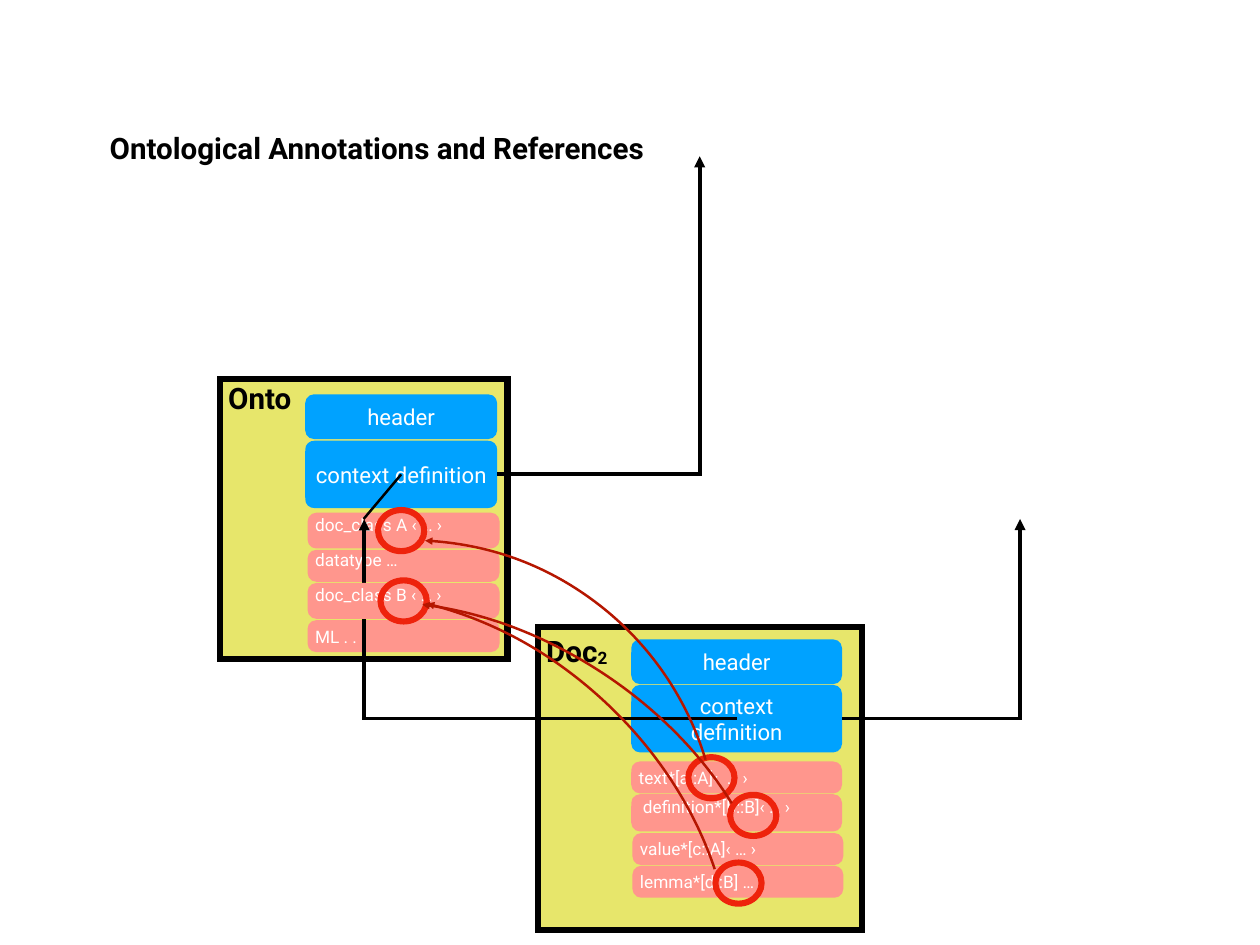
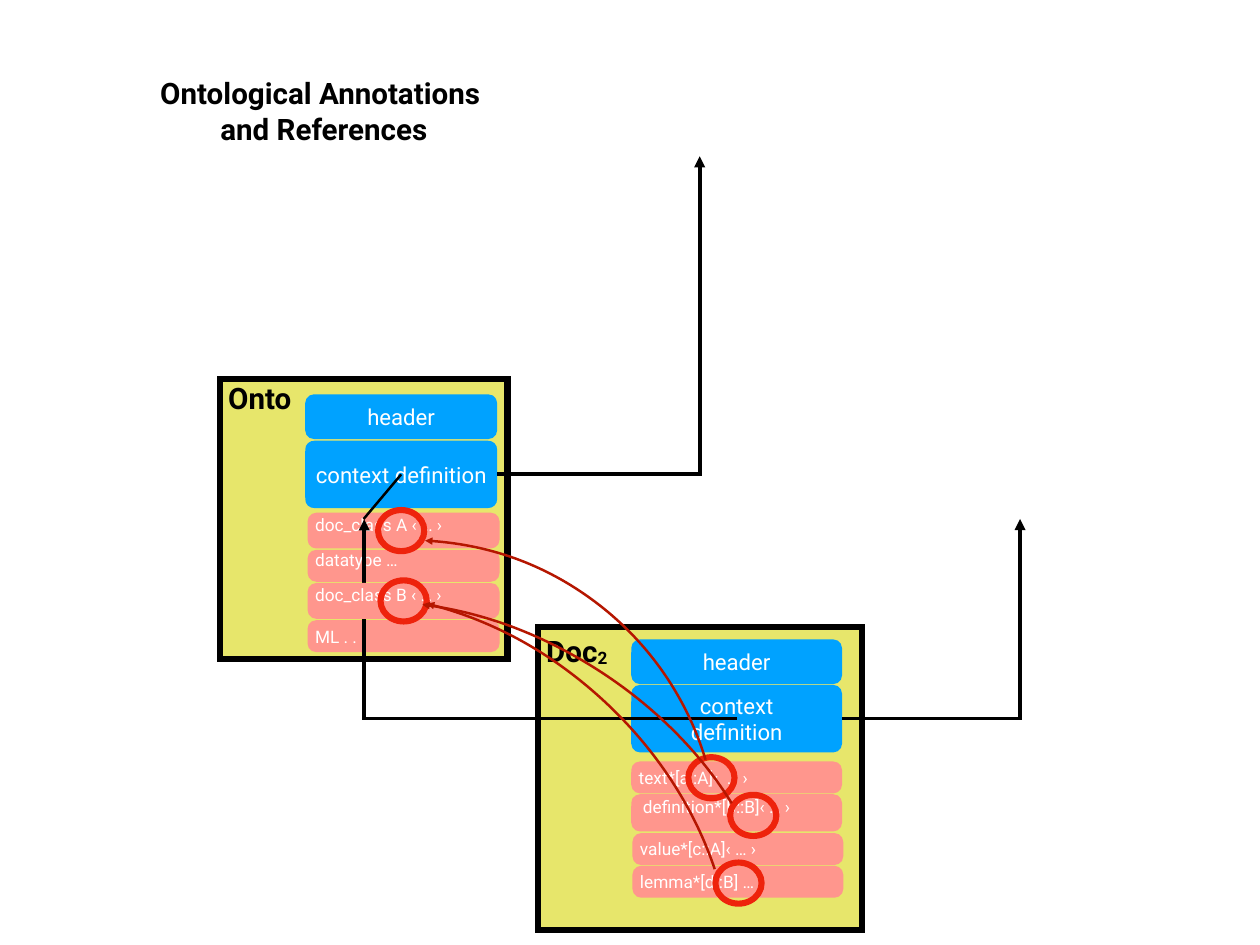
Before and after one commit to logicalhacking/Isabelle_DOF, a slide deck: slide 5 of Isabelle_DOF/document/figures/document-model.pptx (slide 4 before the commit). Drawn at 1260x945 pixels with LibreOffice and Linux fonts; fonts in the diff are those of the drawing. Boxes give left, top, right and bottom in pixels: in the first picture for what was removed or moved away, otherwise in the second. Text is boxed around its words. In the diff, an @@ line names an element or a change of style, - is before the commit and + after.

```diff
--- a/Isabelle_DOF/document/figures/document-model.pptx
+++ b/Isabelle_DOF/document/figures/document-model.pptx
@@ text "Ontological Annotations and References" rewrapped from bbox=[110, 136, 644, 165] to bbox=[160, 82, 480, 141] @@
```
Also in this commit, not shown: 4 other slides changed, 1 slide added, 2 other files.
